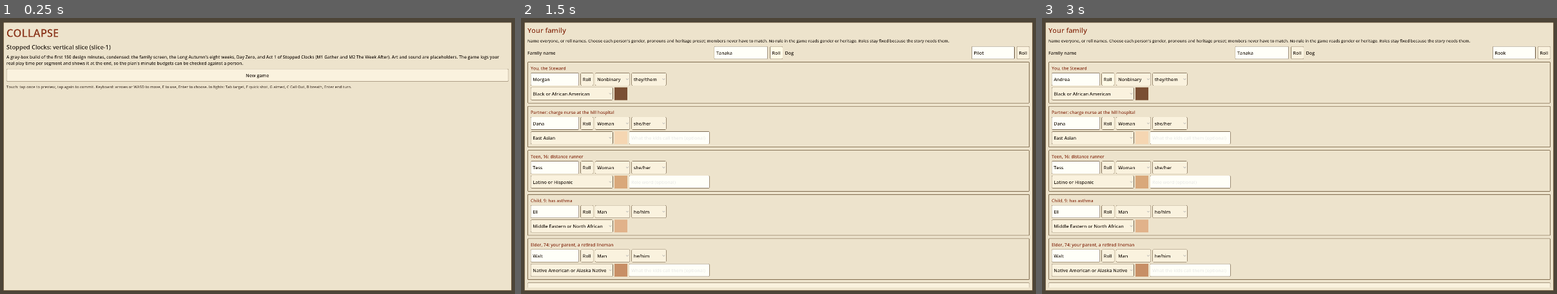
Above: before the commit, frames 1-3 (left to right).
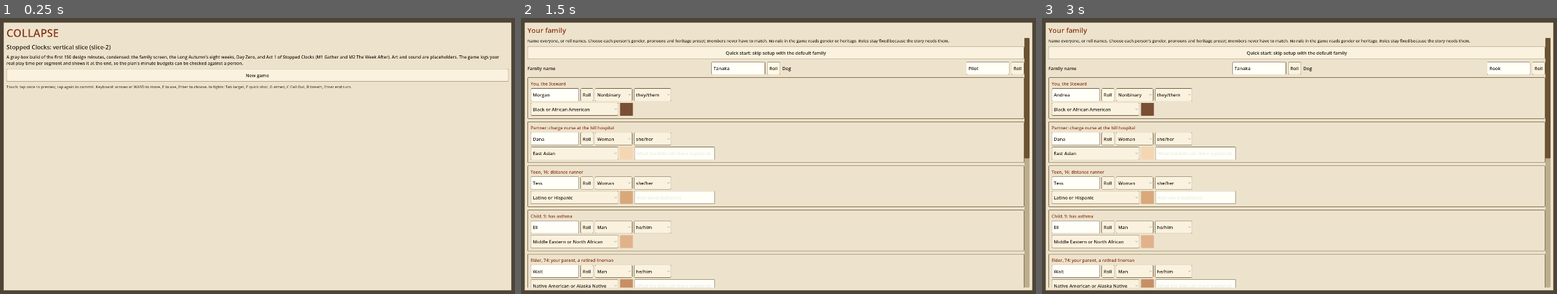
Above: after the commit, the same moments.

Repository: stateofstatic-ship-it/collapse-rpg
Game: Godot game, scene res://main.tscn
Same seed, same stepped clock (60 frames per second), same inputs: the game is played once before the commit and once after it.
Inputs:
- Up to frame 1 (0.25 s): no input
- Up to frame 2 (1.5 s): click "New game" at 0.5 s; click "Roll" at 1.25 s
- Up to frame 3 (3 s): click "Roll" at 2 s; click "Roll" at 2.75 s

The runs differ from the first frame. In frame 1, less than 0.1% of the frame differs, in the area x 20-22%, y 9-12%; in frame 2, 19%; in frame 3, 19%, in the area x 1-99%, y 7-98%.

Commit message:
Fix stuck family screen: drag-to-scroll on touch, visible scrollbar, quick start at top
Touch and mouse drags now scroll any page even when they start on a button
(the button's tap is cancelled once the drag passes 14 dp). The scrollbar is
wider and darker. The family screen offers Quick start at the top. slice-2.

Co-Authored-By: Claude Opus 5.5 <noreply@anthropic.com>
Claude-Session: https://claude.ai/code/session_01DYeYGmEBchgvz8vckrikZP

Diff:
--- a/slice/game/main.gd
+++ b/slice/game/main.gd
@@ -3,7 +3,7 @@
 ## bar, saves and play-time telemetry. Rules live in core/; this file only
 ## shows state and sends commands (tech.md presentation layer).
 
-const VERSION := "slice-1"
+const VERSION := "slice-2"
 const SAVE_PATH := "user://slice_save.json"
 const RENDER_SCALE := 0.67
 
@@ -98,6 +98,12 @@
 		overlay.mouse_filter = Control.MOUSE_FILTER_IGNORE
 		dlg = null
 	await get_tree().create_timer(2.5).timeout
+	if OS.has_environment("DRAG_TEST"):
+		await _drag_test()
+	if OS.has_environment("SHOT_PROBE"):
+		for sc in screen.find_children("*", "ScrollContainer", true, false):
+			var bar: VScrollBar = sc.get_v_scroll_bar()
+			print("PROBE scroll size=", sc.size, " pos=", sc.global_position, " bar max=", bar.max_value, " page=", bar.page, " visible=", bar.visible, " vmode=", sc.vertical_scroll_mode, " filter=", sc.mouse_filter)
 	await RenderingServer.frame_post_draw
 	get_viewport().get_texture().get_image().save_png(parts[1])
 	get_tree().quit()
@@ -110,6 +116,62 @@
 	container.size = sz * RENDER_SCALE
 	if world != null and world.has_method("set_view"):
 		world.set_view(RENDER_SCALE, sz.y)
+
+
+# ------------------------------------------------------------------ drag scrolling
+## Drag anywhere on a scrolling page (finger, pen or mouse) to scroll it, even when
+## the drag starts on a button. A drag past the threshold cancels that button's tap.
+var _drag_sc: ScrollContainer = null
+var _drag_from := Vector2.ZERO
+var _drag_start_scroll := 0
+var _drag_active := false
+var _drag_buttons: Array = []
+
+
+func _input(e: InputEvent) -> void:
+	if e is InputEventMouseButton and e.button_index == MOUSE_BUTTON_LEFT:
+		if e.pressed:
+			_drag_sc = null
+			_drag_active = false
+			_drag_buttons = []
+			# Topmost scrollable page under the pointer: the overlay first, then the screen.
+			for root in [overlay, screen]:
+				var found: Array = root.find_children("*", "ScrollContainer", true, false)
+				found.reverse()
+				for sc in found:
+					if sc.is_visible_in_tree() and sc.get_global_rect().has_point(e.position) and sc.get_v_scroll_bar().max_value > sc.size.y + 1.0:
+						_drag_sc = sc
+						break
+				if _drag_sc != null:
+					break
+			if _drag_sc != null:
+				_drag_from = e.position
+				_drag_start_scroll = _drag_sc.scroll_vertical
+				for b in _drag_sc.find_children("*", "BaseButton", true, false):
+					if b.is_visible_in_tree() and b.get_global_rect().has_point(e.position):
+						_drag_buttons.append(b)
+		else:
+			if _drag_active:
+				# Swallow the tap: a disabled button ignores this release.
+				for b in _drag_buttons:
+					if is_instance_valid(b) and not b.disabled:
+						b.disabled = true
+						(func() -> void:
+							if is_instance_valid(b):
+								b.disabled = false).call_deferred()
+			_drag_sc = null
+			_drag_active = false
+	elif e is InputEventMouseMotion and _drag_sc != null and is_instance_valid(_drag_sc):
+		var dy: float = e.position.y - _drag_from.y
+		if not _drag_active and absf(dy) > UI.dp(14):
+			_drag_active = true
+		if _drag_active:
+			var sc := _drag_sc
+			var target := int(_drag_start_scroll - dy)
+			# Deferred so it lands after any scrolling the container did itself.
+			(func() -> void:
+				if is_instance_valid(sc):
+					sc.scroll_vertical = target).call_deferred()
 
 
 func _process(delta: float) -> void:
@@ -467,3 +529,45 @@
 			else:
 				toast("That save could not be read."), body, 240)
 	UI.label("Touch: tap once to preview, tap again to commit. Keyboard: arrows or WASD to move, E to use, Enter to choose. In fights: Tab target, F quick shot, G aimed, C Call Out, B breath, Enter end turn.", body, 14, Color(0.35, 0.3, 0.25))
+
+
+## Agent check (DRAG_TEST=1 with --shot=family): drag from a button up 300 px.
+func _drag_test() -> void:
+	var sc: ScrollContainer = screen.find_children("*", "ScrollContainer", true, false)[0]
+	var fired := [false]
+	var btn: Button = null
+	for b in sc.find_children("*", "Button", true, false):
+		if b.is_visible_in_tree() and sc.get_global_rect().encloses(b.get_global_rect()) and b.text == "Roll" and b.get_global_rect().get_center().y > 500:
+			btn = b
+			break
+	btn.pressed.connect(func() -> void: fired[0] = true)
+	var p := btn.get_global_rect().get_center()
+	var names_before: String = btn.get_parent().get_child(0).text if btn.get_parent().get_child(0) is LineEdit else ""
+	for step in [["down", p], ["move", p + Vector2(0, -10)], ["move", p + Vector2(0, -150)], ["move", p + Vector2(0, -300)], ["up", p + Vector2(0, -300)]]:
+		var ev: InputEvent
+		if step[0] == "move":
+			ev = InputEventMouseMotion.new()
+			ev.button_mask = MOUSE_BUTTON_MASK_LEFT
+		else:
+			ev = InputEventMouseButton.new()
+			ev.button_index = MOUSE_BUTTON_LEFT
+			ev.pressed = step[0] == "down"
+		ev.position = step[1]
+		ev.global_position = step[1]
+		Input.parse_input_event(ev)
+		await get_tree().process_frame
+		await get_tree().process_frame
+	print("DRAGTEST scroll=", sc.scroll_vertical, " button_fired=", fired[0], " disabled_after=", btn.disabled)
+	# A plain tap still works.
+	fired[0] = false
+	var q := btn.get_global_rect().get_center()
+	for down in [true, false]:
+		var ev2 := InputEventMouseButton.new()
+		ev2.button_index = MOUSE_BUTTON_LEFT
+		ev2.pressed = down
+		ev2.position = q
+		ev2.global_position = q
+		Input.parse_input_event(ev2)
+		await get_tree().process_frame
+		await get_tree().process_frame
+	print("DRAGTEST tap_fired=", fired[0], " name_before=", names_before)
--- a/slice/game/screens.gd
+++ b/slice/game/screens.gd
@@ -177,6 +177,9 @@
 	s.phase = "family"
 	var body := UI.page(m.screen, "Your family")
 	UI.rich("Name everyone, or roll names. Choose each person's gender, pronouns and heritage preset; members never have to match. No rule in the game reads gender or heritage. Roles stay fixed because the story needs them.", body, 15)
+	UI.button("Quick start: skip setup with the default family", func() -> void:
+		quick_defaults()
+		finish_family(), body, 300)
 	var r := RandomNumberGenerator.new()
 	r.randomize()
 	var top := UI.hbox(body)
--- a/slice/game/ui.gd
+++ b/slice/game/ui.gd
@@ -66,13 +66,17 @@
 	th.set_constant("separation", "VBoxContainer", dp(8))
 	th.set_constant("separation", "HBoxContainer", dp(8))
 	th.set_stylebox("panel", "TooltipPanel", _box(PAPER, INK, 2, 6))
-	var grab := _box(Color(0.55, 0.45, 0.32), Color(0.55, 0.45, 0.32), 3, 0)
-	grab.content_margin_left = dp(6)
-	grab.content_margin_right = dp(6)
+	# Wide and dark enough to see and to grab with a finger.
+	var grab := _box(Color(0.42, 0.32, 0.2), Color(0.42, 0.32, 0.2), 4, 0)
+	grab.content_margin_left = dp(10)
+	grab.content_margin_right = dp(10)
 	th.set_stylebox("grabber", "VScrollBar", grab)
 	th.set_stylebox("grabber_highlight", "VScrollBar", grab)
 	th.set_stylebox("grabber_pressed", "VScrollBar", grab)
-	th.set_stylebox("scroll", "VScrollBar", _box(Color(0.8, 0.76, 0.66), Color(0.8, 0.76, 0.66), 3, 0))
+	var track := _box(Color(0.74, 0.68, 0.56), Color(0.74, 0.68, 0.56), 4, 0)
+	track.content_margin_left = dp(10)
+	track.content_margin_right = dp(10)
+	th.set_stylebox("scroll", "VScrollBar", track)
 	return th
 
 
Not shown, changed: slice/export_presets.cfg
